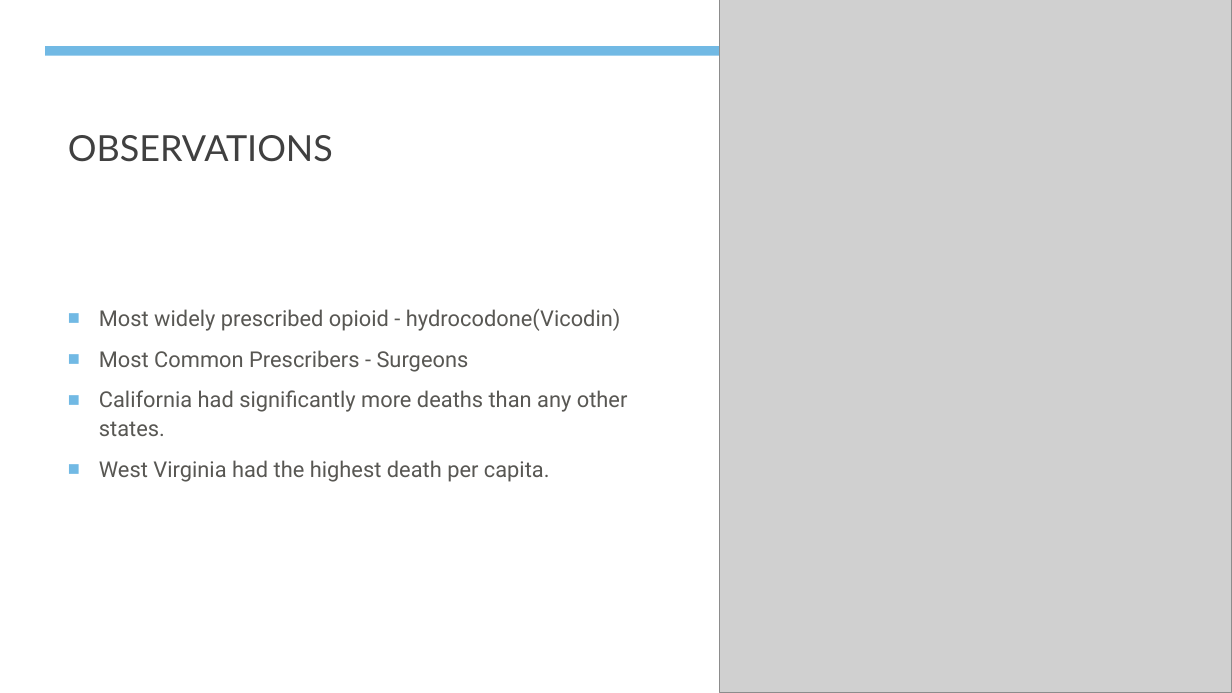
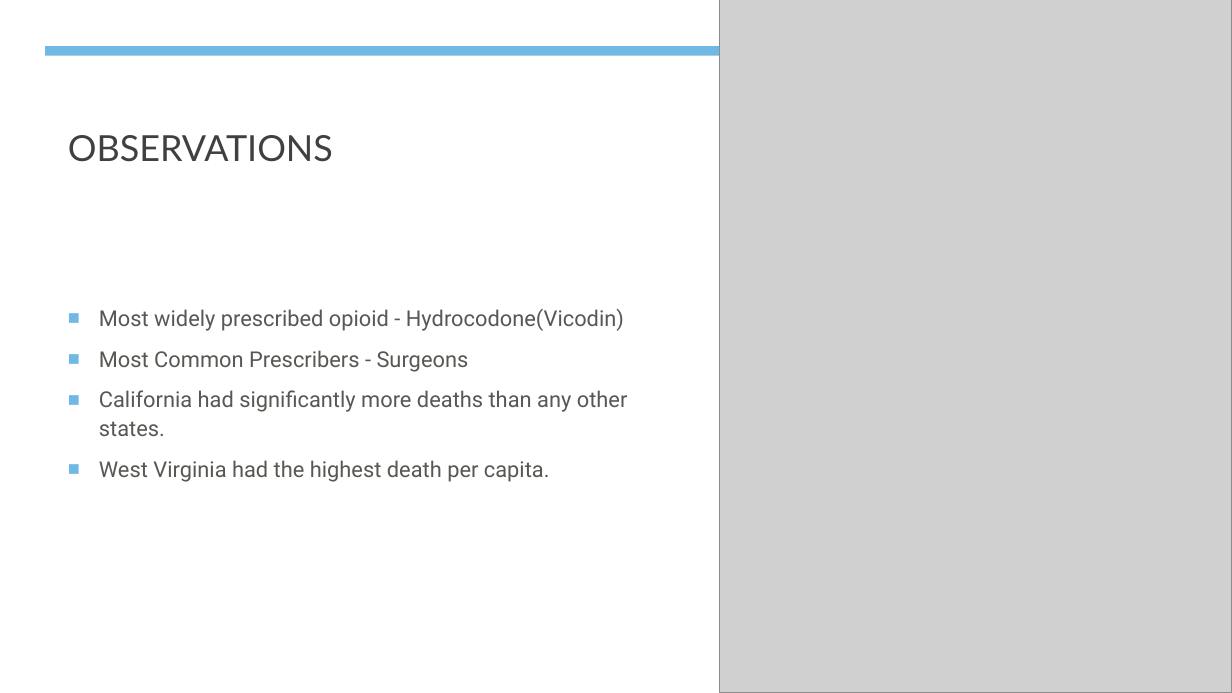
Before and after one commit to MLOpioidProjectCode/project_code, a slide deck: slide 9 of presentation/opioid_powerpoint.pptx. Drawn at 1232x693 pixels with LibreOffice and Linux fonts; fonts in the diff are those of the drawing; grey boxes stand for pictures. Boxes give left, top, right and bottom in pixels: in the first picture for what was removed or moved away, otherwise in the second. Text is boxed around its words. In the diff, an @@ line names an element or a change of style, - is before the commit and + after.

Commit message:
Adding slides for Analysis-2

```diff
--- a/presentation/opioid_powerpoint.pptx
+++ b/presentation/opioid_powerpoint.pptx
@@ text at box(99, 309, 624, 331): text changed @@
-■ Most widely prescribed opioid - hydrocodone(Vicodin)
+■ Most widely prescribed opioid - Hydrocodone(Vicodin)
```
